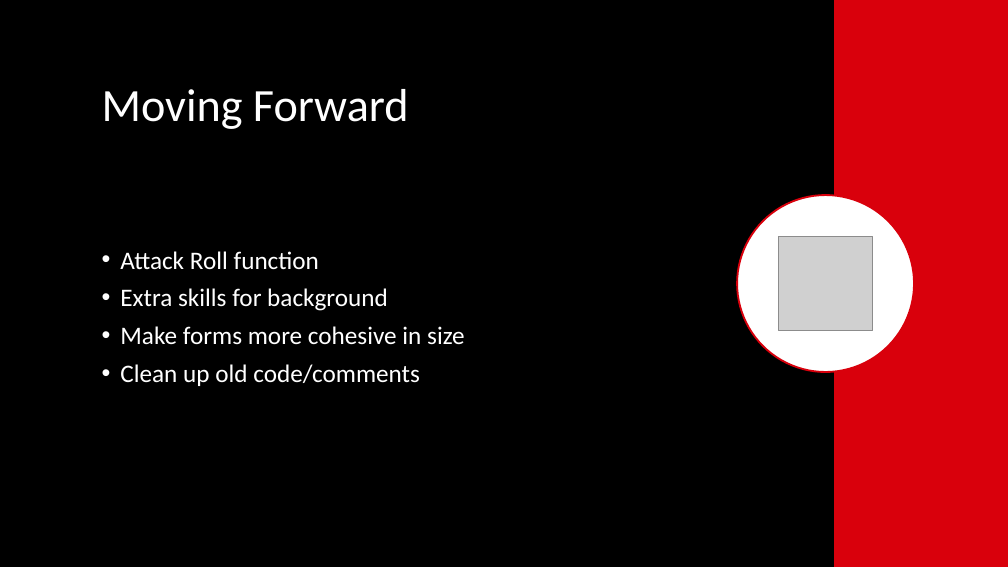
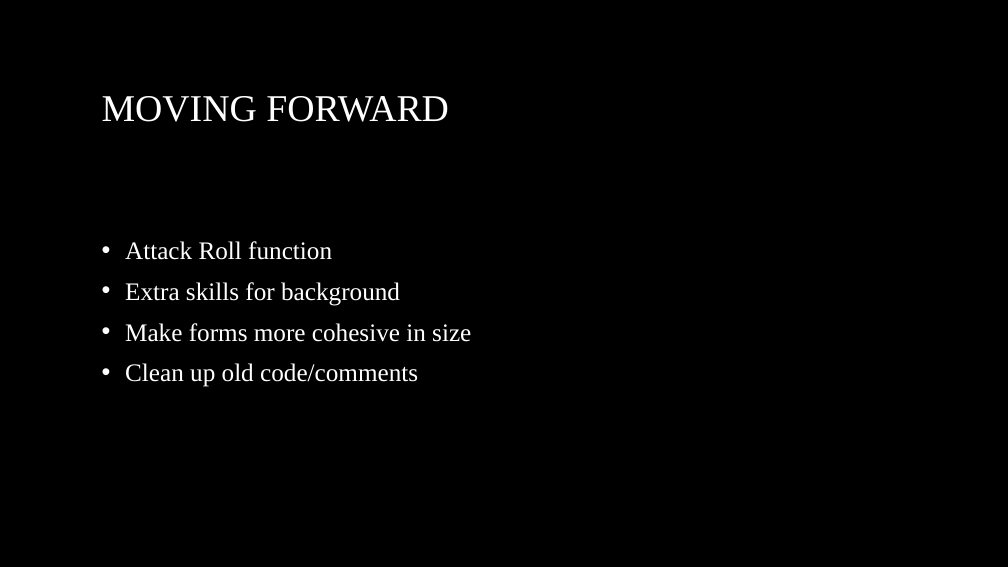
Before and after one commit to TTTriplicate/DnDCharGenerator, a slide deck: slide 7 of DnDPresentation.pptx. Drawn at 1008x567 pixels with LibreOffice and Linux fonts; fonts in the diff are those of the drawing; grey boxes stand for pictures; background and template pictures are left out. Boxes give left, top, right and bottom in pixels: in the first picture for what was removed or moved away, otherwise in the second. Text is boxed around its words. In the diff, an @@ line names an element or a change of style, - is before the commit and + after.

```diff
--- a/DnDPresentation.pptx
+++ b/DnDPresentation.pptx
@@ rectangle removed at (x1=834, y1=0, x2=1008, y2=567) @@
@@ title at (x1=102, y1=96, x2=449, y2=122): text changed; size 44 to 36 pt; font Calibri to Times New Roman @@
-Moving Forward
+MOVING FORWARD
@@ text "Attack Roll function" at (x1=125, y1=241, x2=471, y2=387): font Calibri to Times New Roman; indent changed; line spacing 0.9 to 1 @@
@@ ellipse removed at (x1=737, y1=195, x2=914, y2=372) @@
@@ picture removed at (x1=779, y1=237, x2=873, y2=331) @@
```
Also in this commit, not shown: 6 other slides changed.
